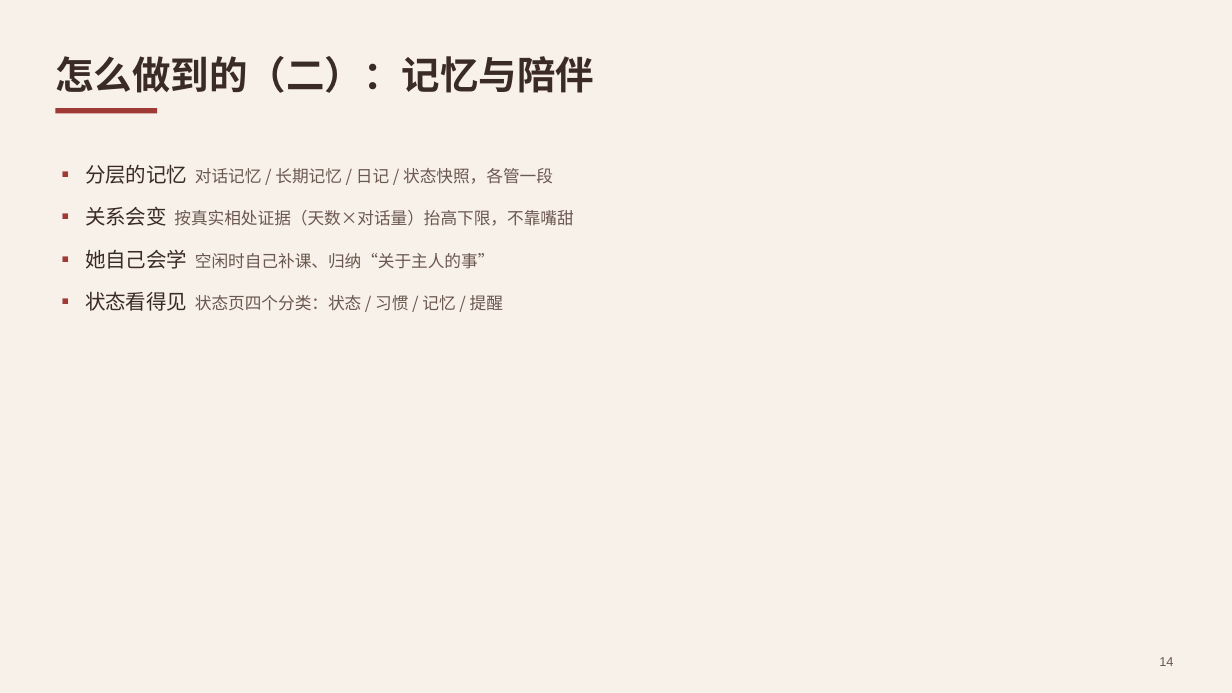
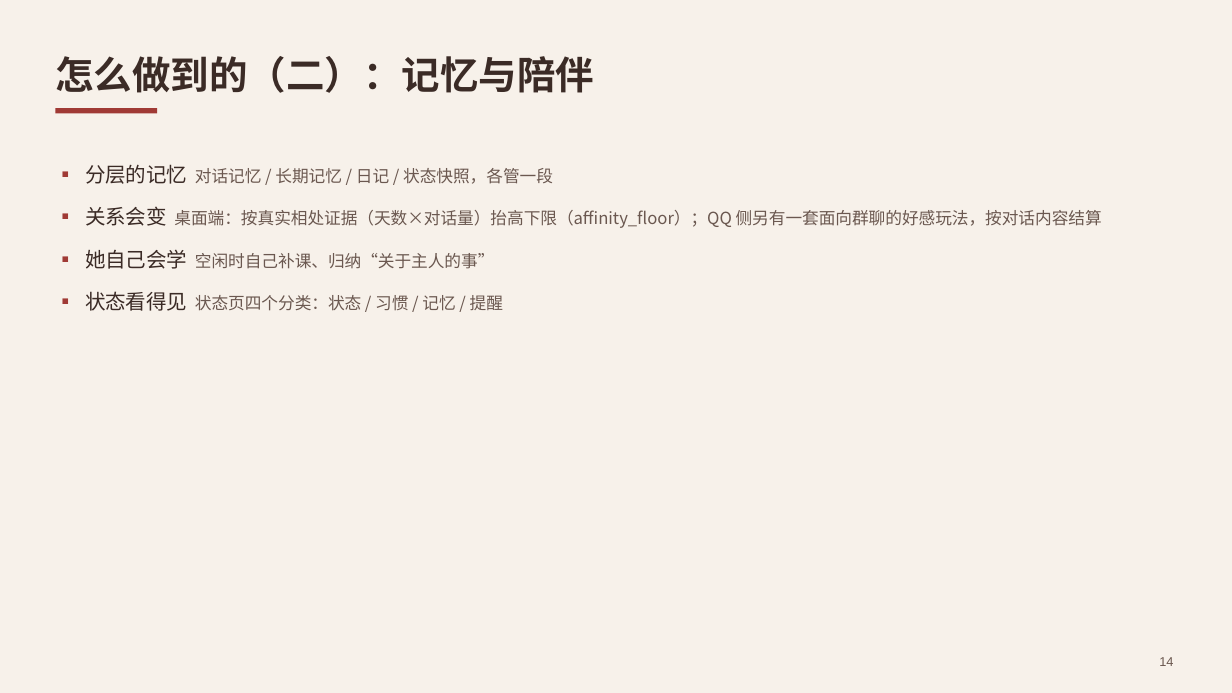
Before and after one commit to sensei142563/AIpet-Murasame, a slide deck: slide 14 of dev/ppt/out/Deck.pptx. Drawn at 1232x693 pixels with LibreOffice and Linux fonts; fonts in the diff are those of the drawing. Boxes give left, top, right and bottom in pixels: in the first picture for what was removed or moved away, otherwise in the second. Text is boxed around its words. In the diff, an @@ line names an element or a change of style, - is before the commit and + after.

```diff
--- a/dev/ppt/out/Deck.pptx
+++ b/dev/ppt/out/Deck.pptx
@@ text at bbox=[85, 206, 1102, 228]: text changed @@
-▪ 关系会变 按真实相处证据（天数×对话量）抬高下限，不靠嘴甜
+▪ 关系会变 桌面端：按真实相处证据（天数×对话量）抬高下限（affinity_floor）；QQ 侧另有一套面向群聊的好感玩法，按对话内容结算
```
Also in this commit, not shown: 4 other files.
